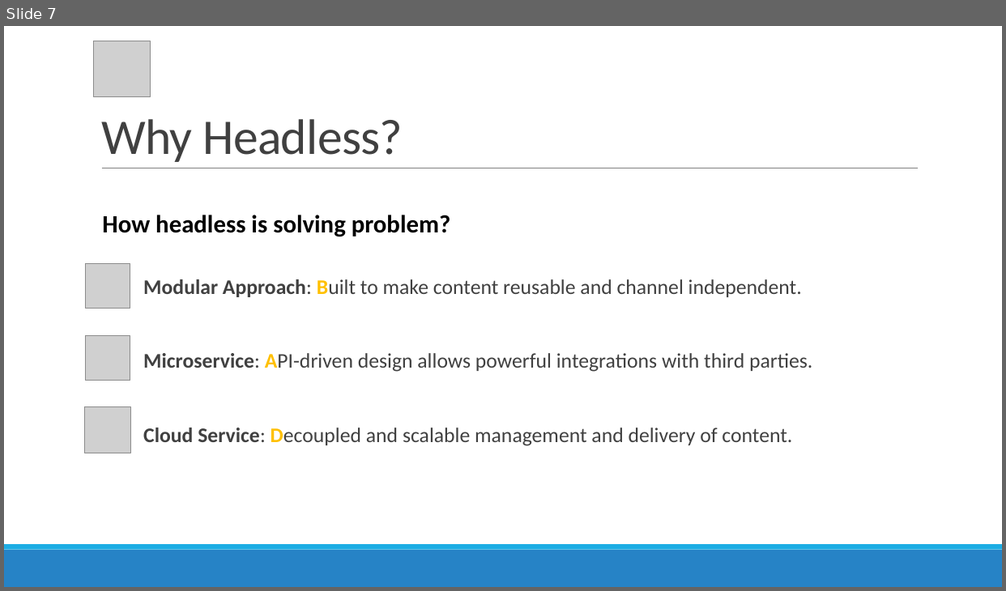
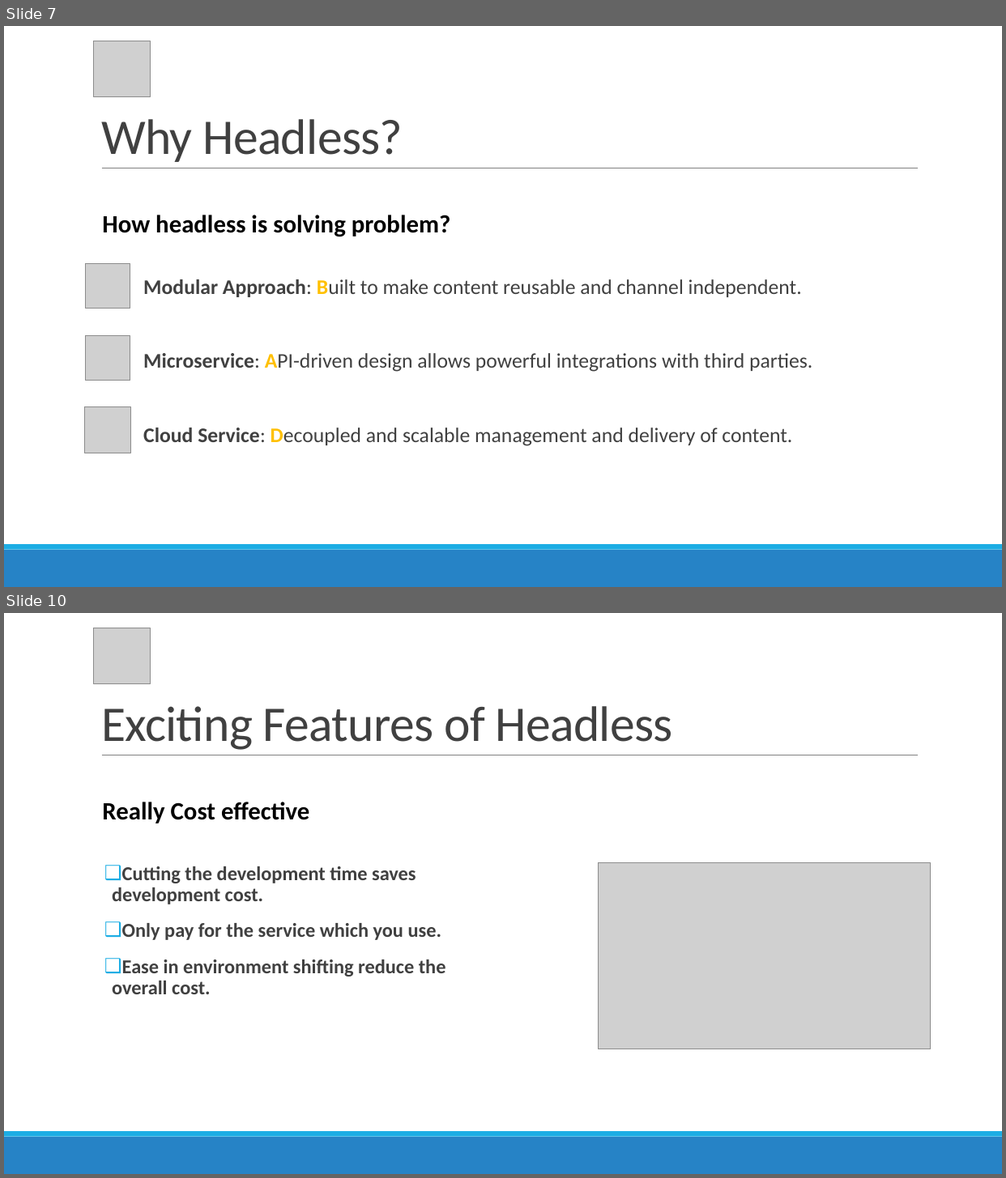
Before and after one commit to r4yadav/contentful-altudo, a slide deck: Contentful-queries.pptx. Shown one above the other, each under a label of ours: slide 7 before the commit, slides 7 and 10 after it; the slides between them are not shown. The pictures are 1006x591 and 1006x1178 pixels, drawn with LibreOffice and Linux fonts; fonts in the diff are those of the drawing; grey boxes stand for pictures. Boxes give left, top, right and bottom in pixels: in the first picture for what was removed or moved away, otherwise in the second. Text is boxed around its words. In the diff, an @@ line names an element or a change of style, - is before the commit and + after.

```diff
--- a/Contentful-queries.pptx
+++ b/Contentful-queries.pptx
@@ slide 10 added at (4, 613, 1002, 1174), background #FFFFFF; not listed: 3 template elements that a slide beside it also shows @@
@@ picture added at (94, 628, 150, 683) @@
@@ title added at (101, 706, 672, 750), 48 pt, text #404040 @@
+Exciting Features of Headless
@@ text added at (102, 802, 309, 824), 24 pt, text #000000, bold @@
+Really Cost effective
@@ text added at (112, 867, 446, 995), 19 pt, text #404040, bold @@
+❑ Cutting the development time saves development cost.
+❑ Only pay for the service which you use.
+❑ Ease in environment shifting reduce the overall cost.
@@ picture added at (599, 863, 931, 1050) @@
```
Also in this commit, not shown: 4 slides changed, 9 other slides added, 5 other files.
